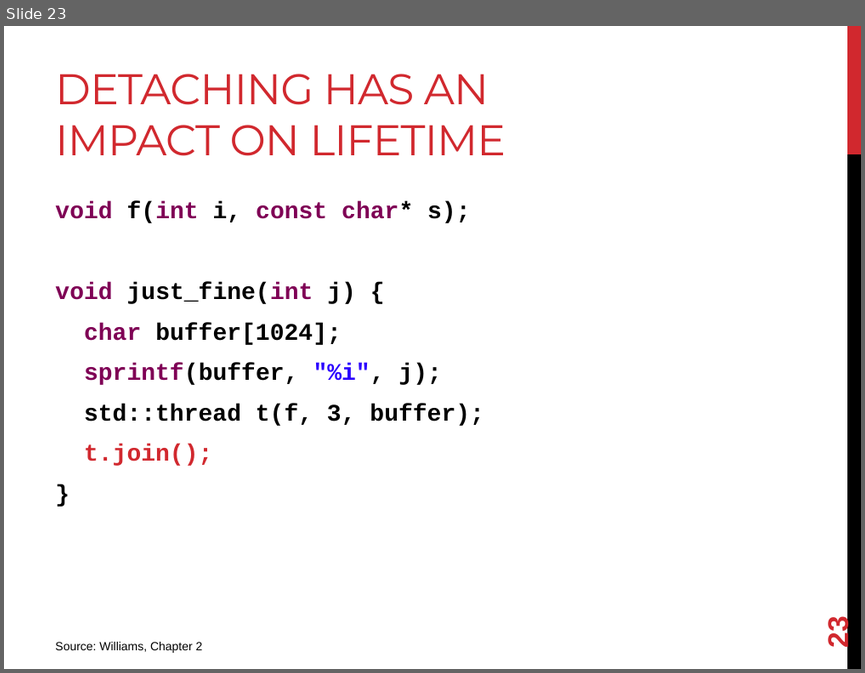
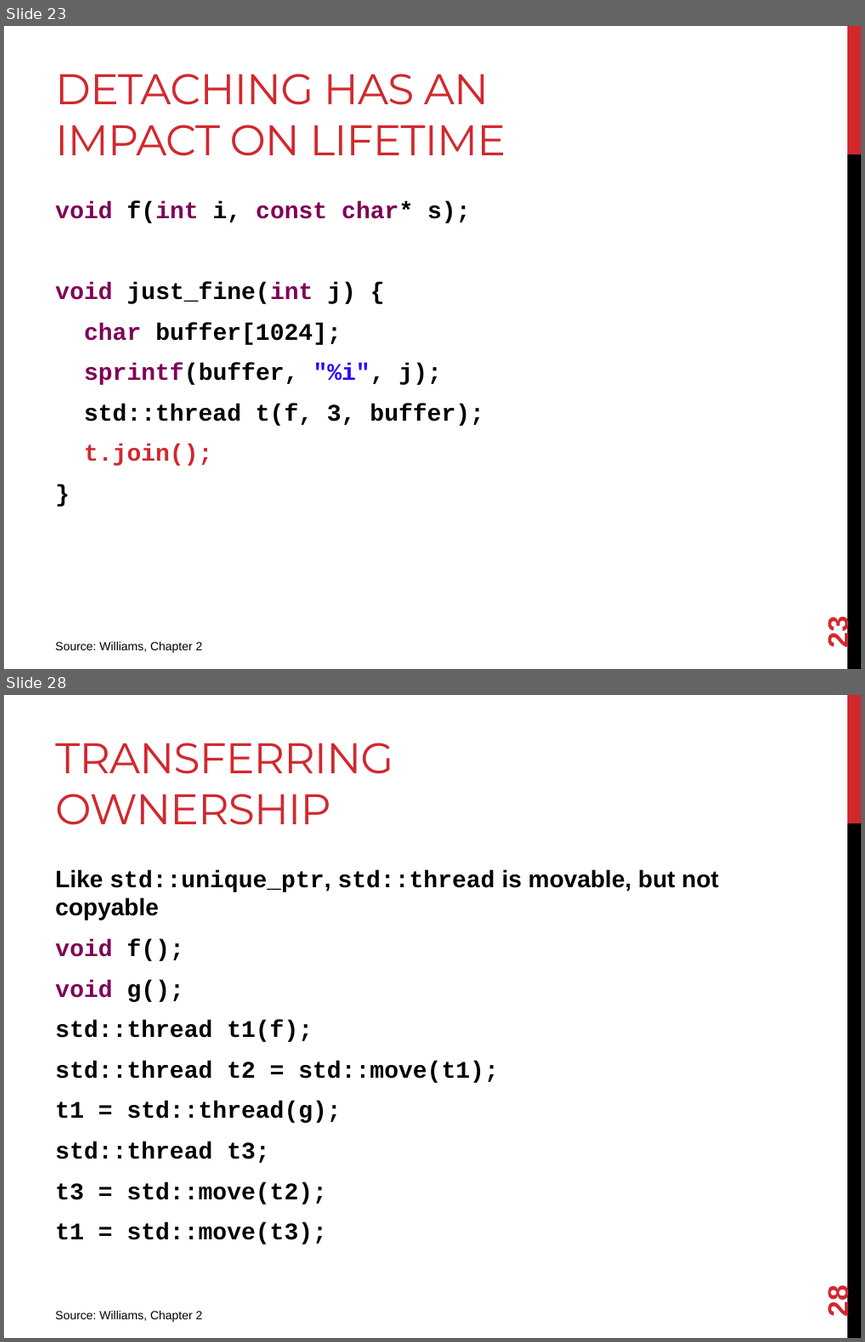
Before and after one commit to joshpeterson/DevelopingConcurrentSoftware, a slide deck: Lectures/Threads/Threads.pptx. Shown one above the other, each under a label of ours: slide 23 before the commit, slides 23 and 28 after it; the slides between them are not shown. The pictures are 865x673 and 865x1342 pixels, drawn with LibreOffice and Linux fonts; fonts in the diff are those of the drawing. Boxes give left, top, right and bottom in pixels: in the first picture for what was removed or moved away, otherwise in the second. Text is boxed around its words. In the diff, an @@ line names an element or a change of style, - is before the commit and + after.

Commit message:
Finish threads lecture.

```diff
--- a/Lectures/Threads/Threads.pptx
+++ b/Lectures/Threads/Threads.pptx
@@ slide 28 added at box(4, 695, 861, 1338), background #FFFFFF; not listed: 2 template elements that a slide beside it also shows @@
@@ title added at box(55, 743, 393, 825), 36 pt, text #D1282E @@
+TRANSFERRING OWNERSHIP
@@ text added at box(55, 869, 719, 1244), 20 pt, text #000000, bold @@
+Like std::unique_ptr, std::thread is movable, but not copyable
+void f();
+void g();
+std::thread t1(f);
+std::thread t2 = std::move(t1);
+t1 = std::thread(g);
+std::thread t3;
+t3 = std::move(t2);
+t1 = std::move(t3);
@@ page number added at box(822, 1287, 854, 1315), 24 pt, text #D1282E, bold @@
+28
@@ text added at box(55, 1310, 203, 1321), 10 pt, text #000000 @@
+Source: Williams, Chapter 2
```
Also in this commit, not shown: 3 slides changed, 4 other slides added.
